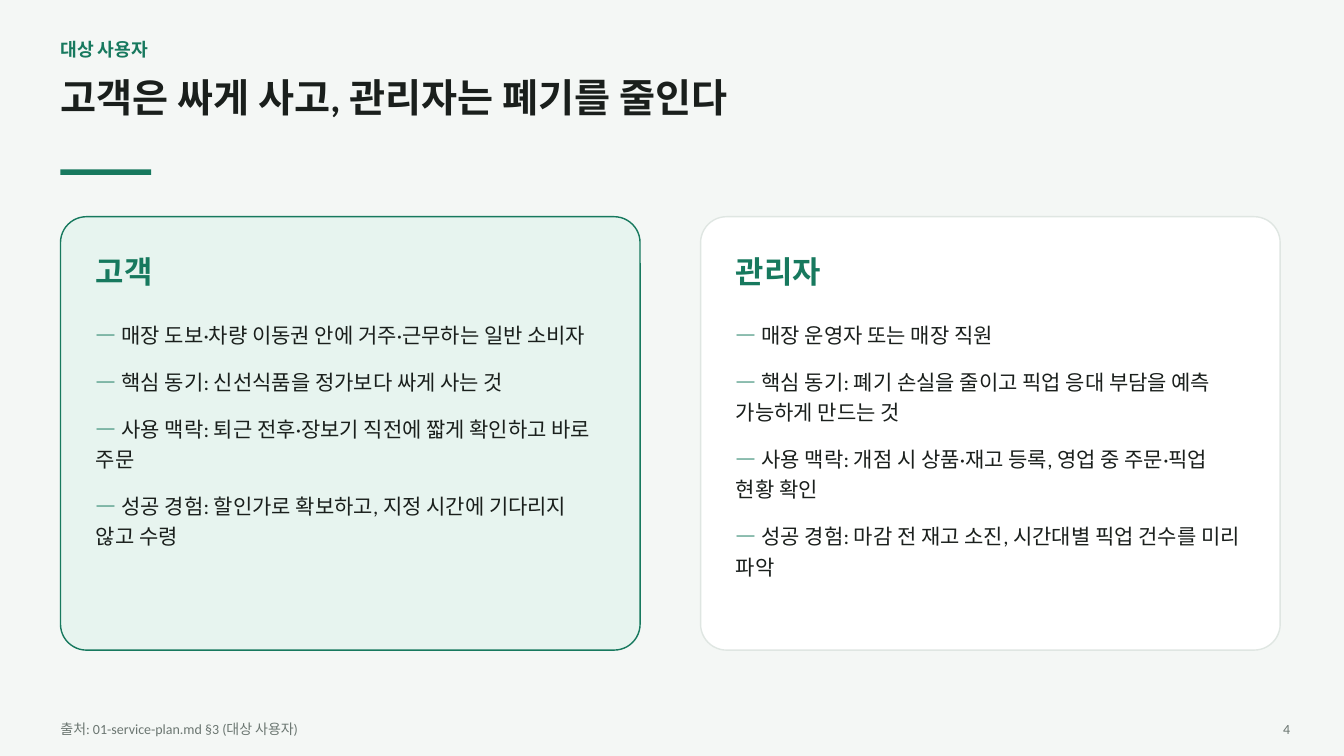
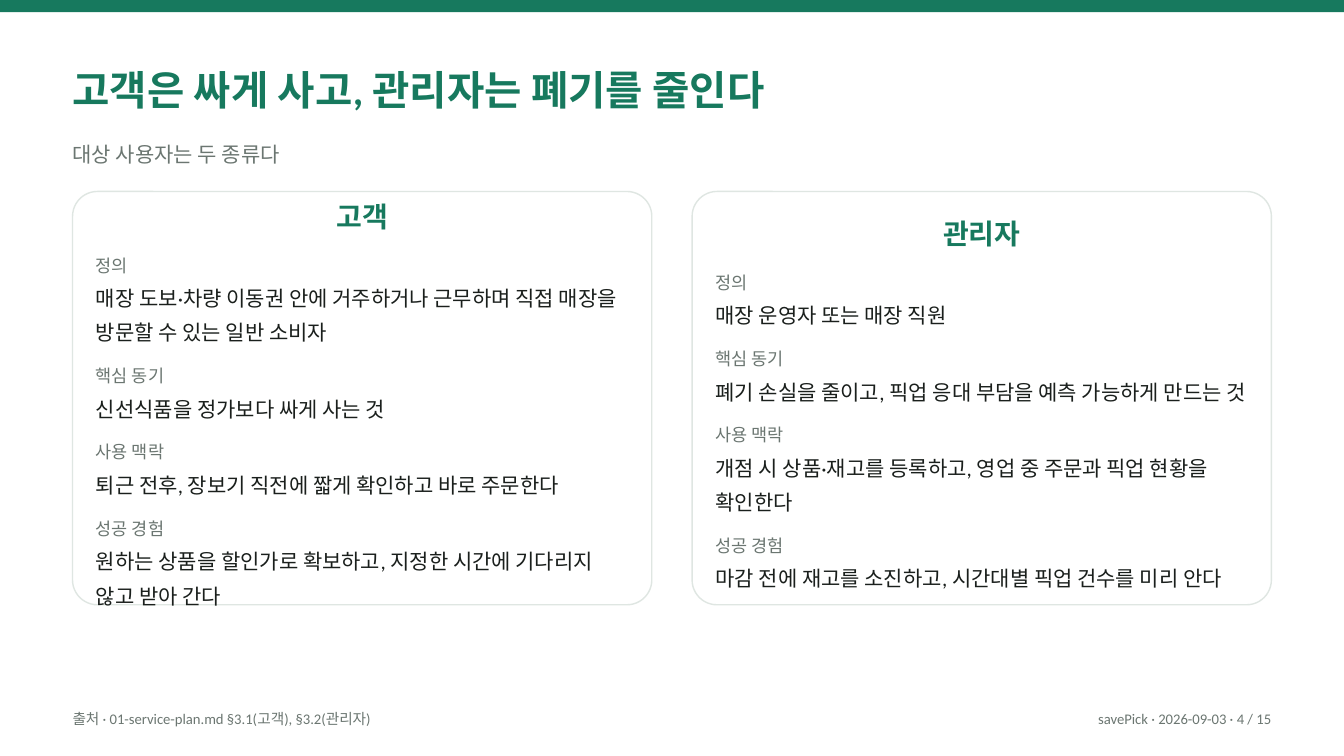
Before and after one commit to eom-tae-in/product-engineering-lab, a slide deck: slide 4 of projects/save-pick/deliverables/save-pick-overview.pptx. Drawn at 1344x756 pixels with LibreOffice and Linux fonts; fonts in the diff are those of the drawing. Boxes give left, top, right and bottom in pixels: in the first picture for what was removed or moved away, otherwise in the second. Text is boxed around its words. In the diff, an @@ line names an element or a change of style, - is before the commit and + after.

```diff
--- a/projects/save-pick/deliverables/save-pick-overview.pptx
+++ b/projects/save-pick/deliverables/save-pick-overview.pptx
@@ rectangle resized from (x1=0, y1=0, x2=1344, y2=756) to (x1=0, y1=0, x2=1344, y2=12) @@
@@ rectangle at (x1=0, y1=0, x2=1344, y2=12): fill #F4F7F5 to #17795E @@
@@ text "고객은 싸게 사고, 관리자는 폐기를 ..." moved from (x1=60, y1=79, x2=727, y2=117) to (x1=73, y1=71, x2=765, y2=111) @@
@@ text "고객은 싸게 사고, 관리자는 폐기를 ..." at (x1=73, y1=71, x2=765, y2=111): size 28 to 29 pt, text colour #1A1F1C to #17795E; line spacing 1.1 to 1.2 @@
@@ text at (x1=73, y1=144, x2=280, y2=164): text changed; size 13 to 15 pt; text colour #17795E to #6B7671; bold off @@
-대상 사용자
+대상 사용자는 두 종류다
@@ rectangle removed at (x1=60, y1=169, x2=151, y2=175) @@
@@ rounded rectangle "고객" at (x1=73, y1=192, x2=652, y2=605): vertical alignment top to middle; fill none to #FFFFFF; outline none to #DFE6E2 1 pt @@
@@ rounded rectangle "고객" resized from (x1=96, y1=325, x2=591, y2=546) to (x1=73, y1=192, x2=652, y2=605) @@
@@ text in rounded rectangle at (x1=96, y1=203, x2=617, y2=606): text changed @@
-— 매장 도보·차량 이동권 안에 거주·근무하는 일반 소비자
-— 핵심 동기: 신선식품을 정가보다 싸게 사는 것
-— 사용 맥락: 퇴근 전후·장보기 직전에 짧게 확인하고 바로 주문
-— 성공 경험: 할인가로 확보하고, 지정 시간에 기다리지 않고 수령
+고객
+정의
+매장 도보·차량 이동권 안에 거주하거나 근무하며 직접 매장을 방문할 수 있는 일반 소비자
+핵심 동기
+신선식품을 정가보다 싸게 사는 것
+사용 맥락
+퇴근 전후, 장보기 직전에 짧게 확인하고 바로 주문한다
+성공 경험
+원하는 상품을 할인가로 확보하고, 지정한 시간에 기다리지 않고 받아 간다
@@ rounded rectangle "관리자" resized from (x1=736, y1=325, x2=1240, y2=577) to (x1=693, y1=192, x2=1272, y2=605) @@
@@ rounded rectangle "관리자" at (x1=693, y1=192, x2=1272, y2=605): vertical alignment top to middle; fill none to #FFFFFF; outline none to #DFE6E2 1 pt @@
@@ rounded rectangle removed at (x1=60, y1=217, x2=640, y2=650) @@
@@ rounded rectangle removed at (x1=701, y1=217, x2=1280, y2=650) @@
@@ text in rounded rectangle at (x1=715, y1=220, x2=1246, y2=589): text changed @@
-— 매장 운영자 또는 매장 직원
-— 핵심 동기: 폐기 손실을 줄이고 픽업 응대 부담을 예측 가능하게 만드는 것
-— 사용 맥락: 개점 시 상품·재고 등록, 영업 중 주문·픽업 현황 확인
-— 성공 경험: 마감 전 재고 소진, 시간대별 픽업 건수를 미리 파악
+관리자
+정의
+매장 운영자 또는 매장 직원
+핵심 동기
+폐기 손실을 줄이고, 픽업 응대 부담을 예측 가능하게 만드는 것
+사용 맥락
+개점 시 상품·재고를 등록하고, 영업 중 주문과 픽업 현황을 확인한다
+성공 경험
+마감 전에 재고를 소진하고, 시간대별 픽업 건수를 미리 안다
@@ text removed at (x1=96, y1=257, x2=153, y2=286) @@
-고객
@@ text removed at (x1=736, y1=257, x2=821, y2=286) @@
-관리자
@@ text at (x1=73, y1=712, x2=371, y2=727): text changed; size 10 to 10.5 pt @@
-출처: 01-service-plan.md §3 (대상 사용자)
+출처 · 01-service-plan.md §3.1(고객), §3.2(관리자)
@@ text added at (x1=1098, y1=714, x2=1271, y2=724), 10.5 pt, text #6B7671 @@
+savePick · 2026-09-03 · 4 / 15
@@ text removed at (x1=1283, y1=725, x2=1290, y2=734) @@
-4
```
Also in this commit, not shown: 5 other slides changed, 9 slides added, 8 slides removed, 2 other files.
